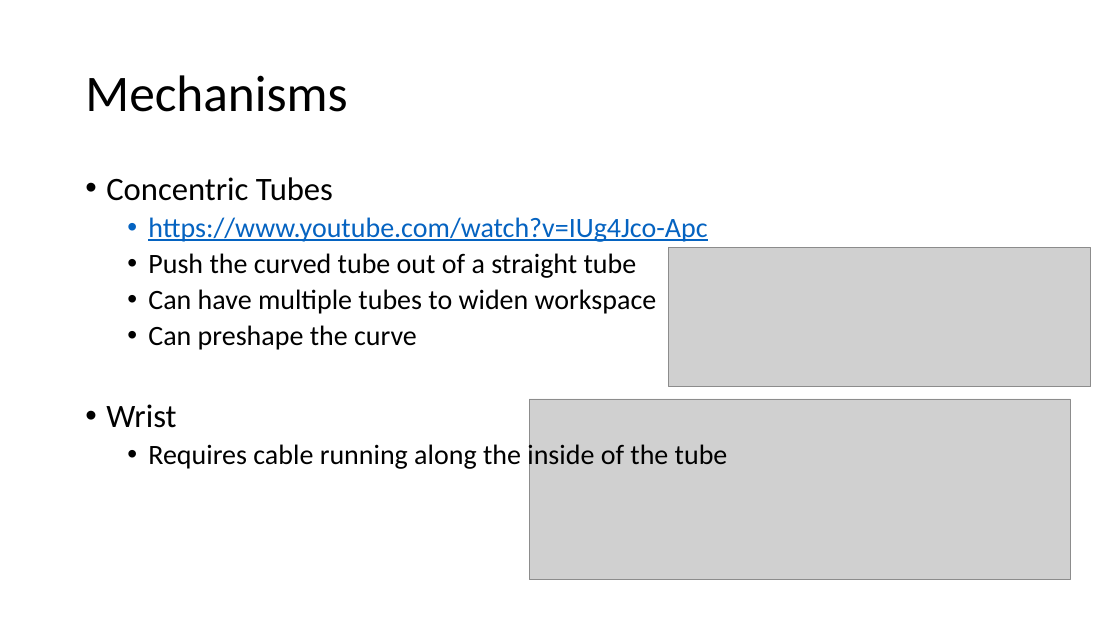
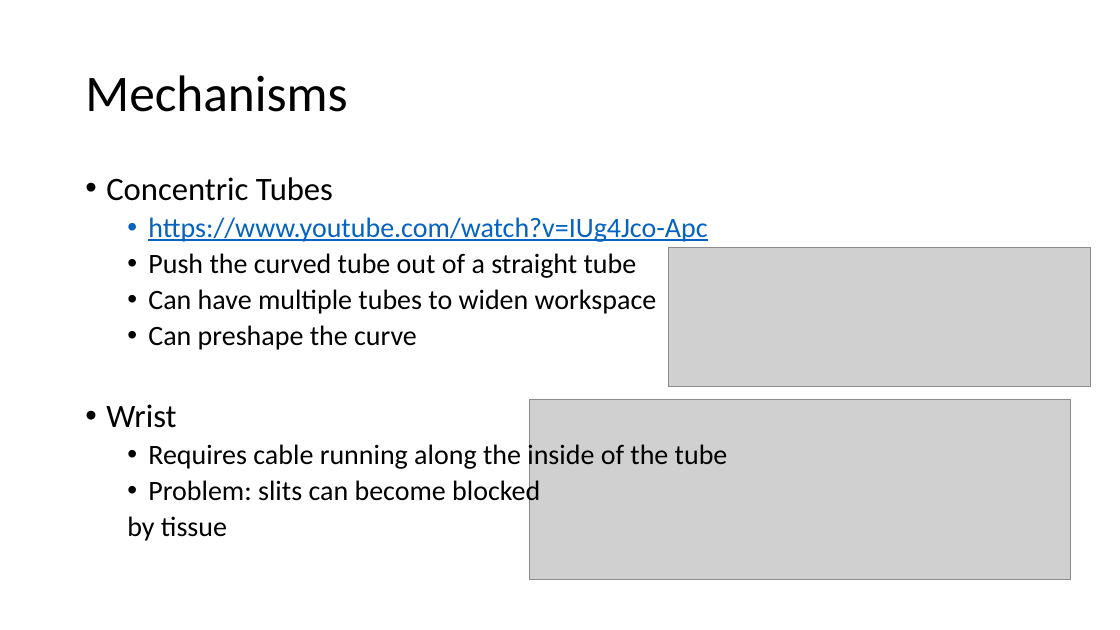
Before and after one commit to arushriswarup/Graduate-School, a slide deck: slide 4 of Instrument Ideas 16-Sep-2016.pptx. Drawn at 1120x630 pixels with LibreOffice and Linux fonts; fonts in the diff are those of the drawing; grey boxes stand for pictures. Boxes give left, top, right and bottom in pixels: in the first picture for what was removed or moved away, otherwise in the second. Text is boxed around its words. In the diff, an @@ line names an element or a change of style, - is before the commit and + after.

```diff
--- a/Instrument Ideas 16-Sep-2016.pptx
+++ b/Instrument Ideas 16-Sep-2016.pptx
@@ text at (127,477,540,541): paragraphs added @@
+  • Problem: slits can become blocked
+  by tissue
```
Also in this commit, not shown: 1 other slide changed, 2 slides added, 9 other files.
